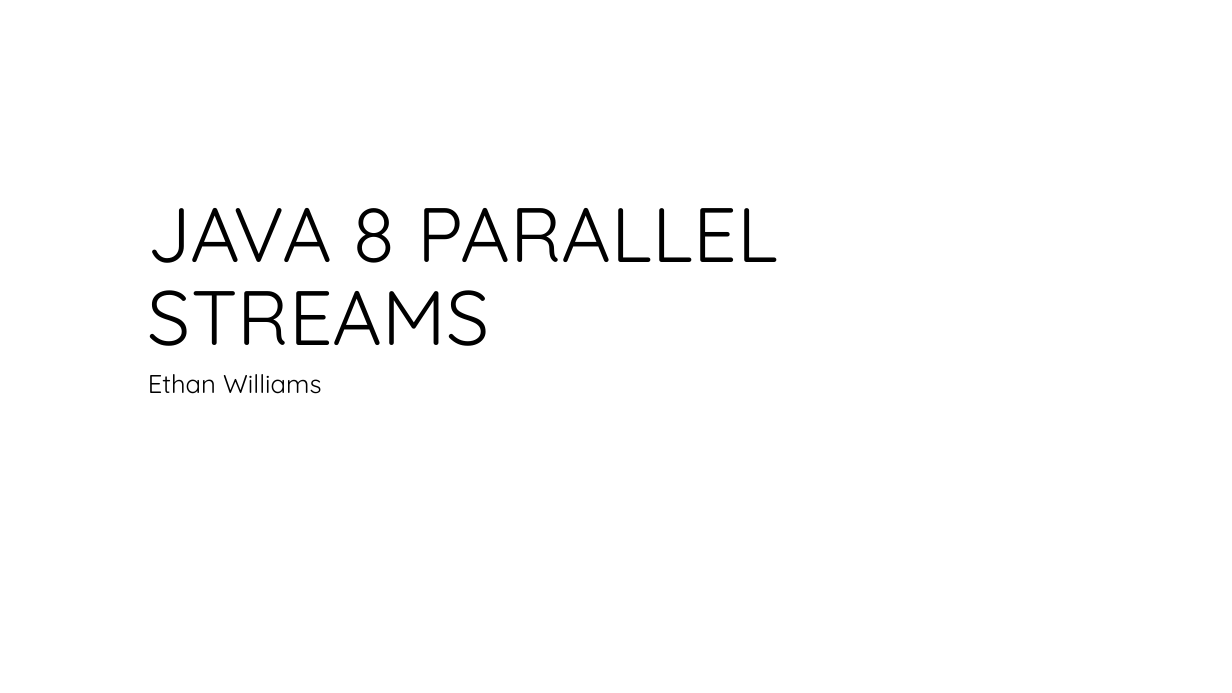
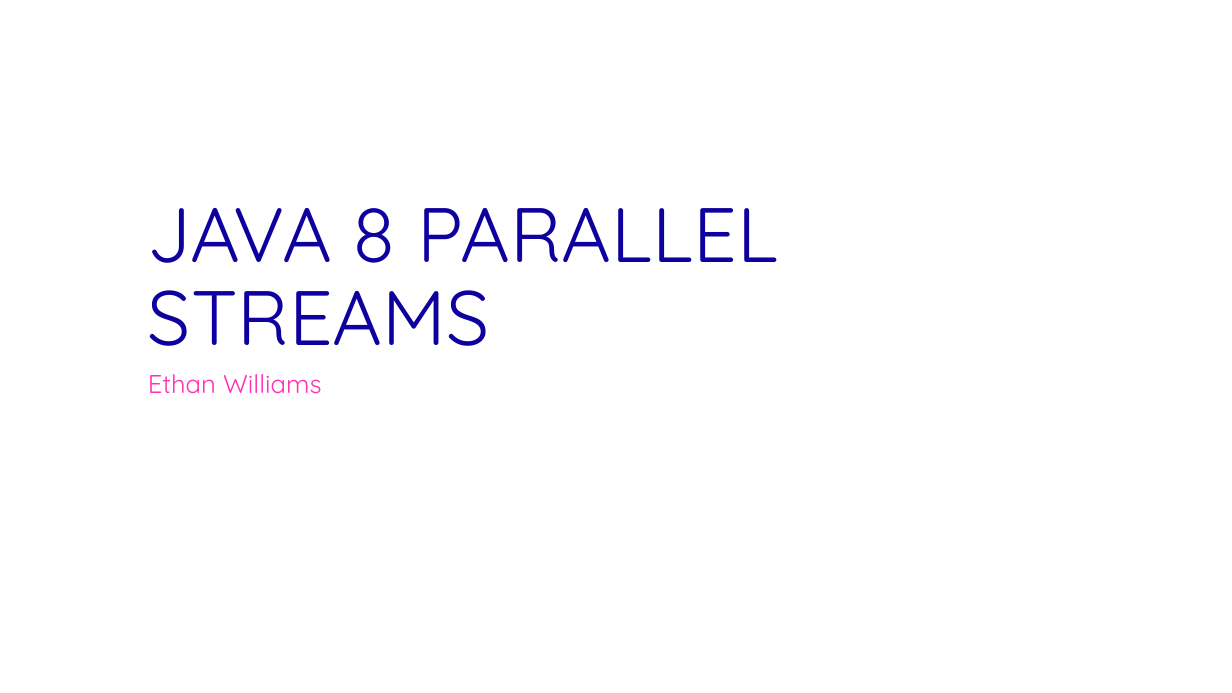
Before and after one commit to ethwillz/coms430, a slide deck: slide 1 of src/parallel_streams_presentation/p_stream_presentation.pptx. Drawn at 1232x693 pixels with LibreOffice and Linux fonts; fonts in the diff are those of the drawing; background and template pictures are left out. Boxes give left, top, right and bottom in pixels: in the first picture for what was removed or moved away, otherwise in the second. Text is boxed around its words. In the diff, an @@ line names an element or a change of style, - is before the commit and + after.

```diff
--- a/src/parallel_streams_presentation/p_stream_presentation.pptx
+++ b/src/parallel_streams_presentation/p_stream_presentation.pptx
@@ title "JAVA 8 PARALLEL STREAMS" at bbox=[148, 208, 778, 346]: text colour #000000 to #0D009F @@
@@ subtitle "Ethan Williams" at bbox=[148, 374, 322, 394]: text colour #000000 to #FF32B4 @@
```
Also in this commit, not shown: 1 other slide changed, 9 slides added, 2 slides removed, 17 other files.
